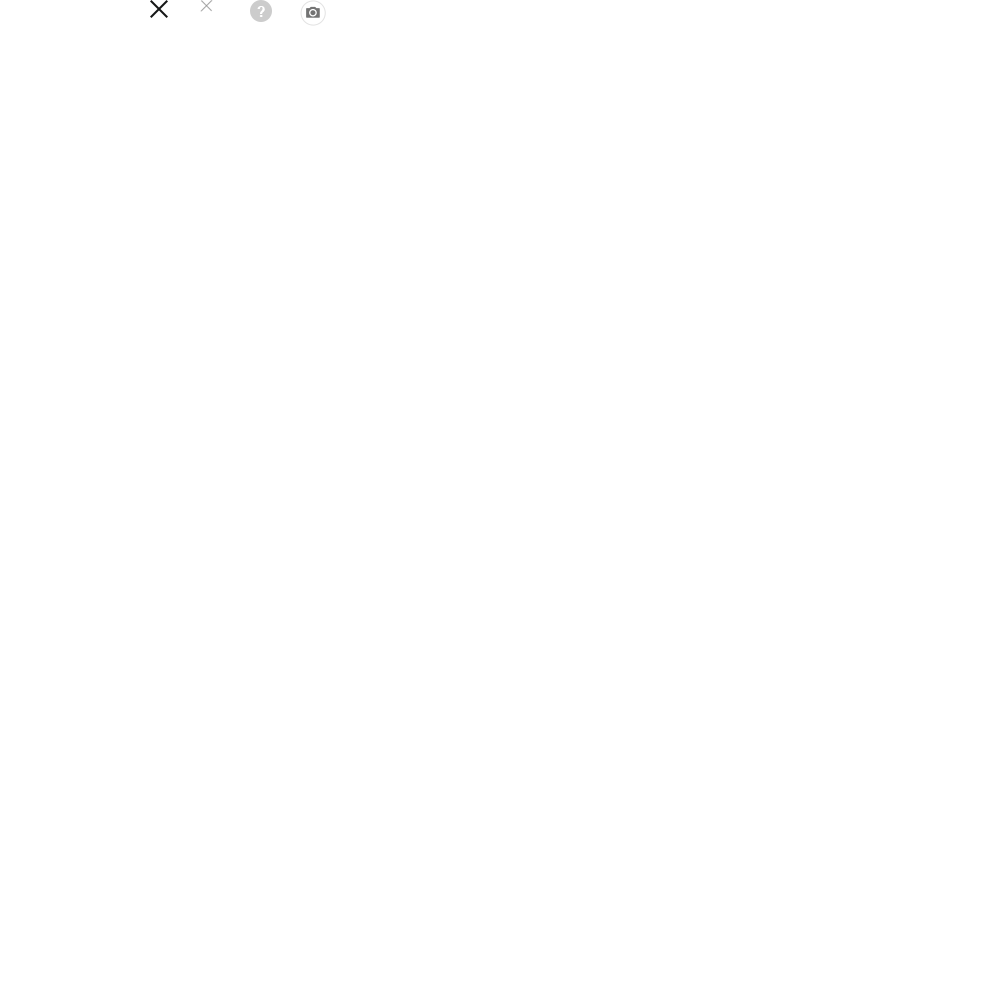
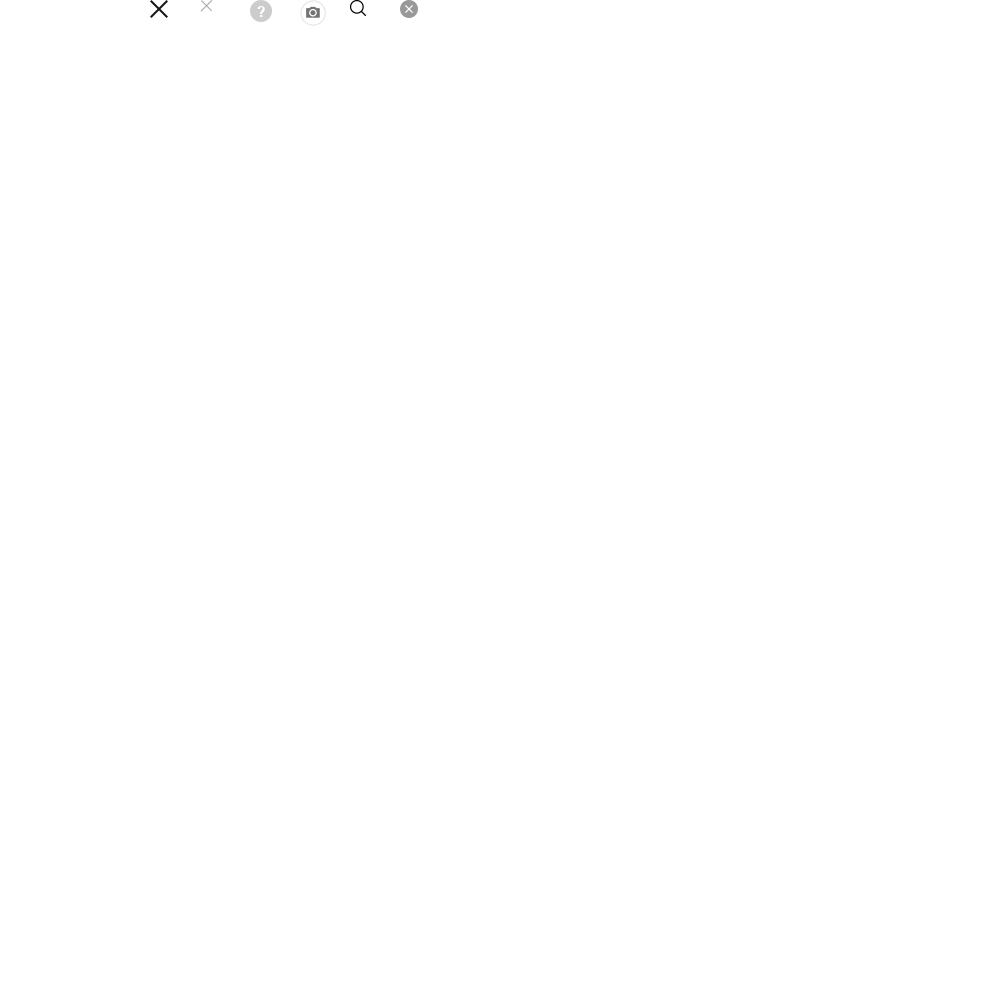
Comparing the layer stacks of the two 1000 × 1000 images. Changes:
added layer "레이어 10" above "레이어 9" over [400, 0, 418, 18]
added layer "레이어 9" above "그룹 1" over [350, 0, 366, 16]
